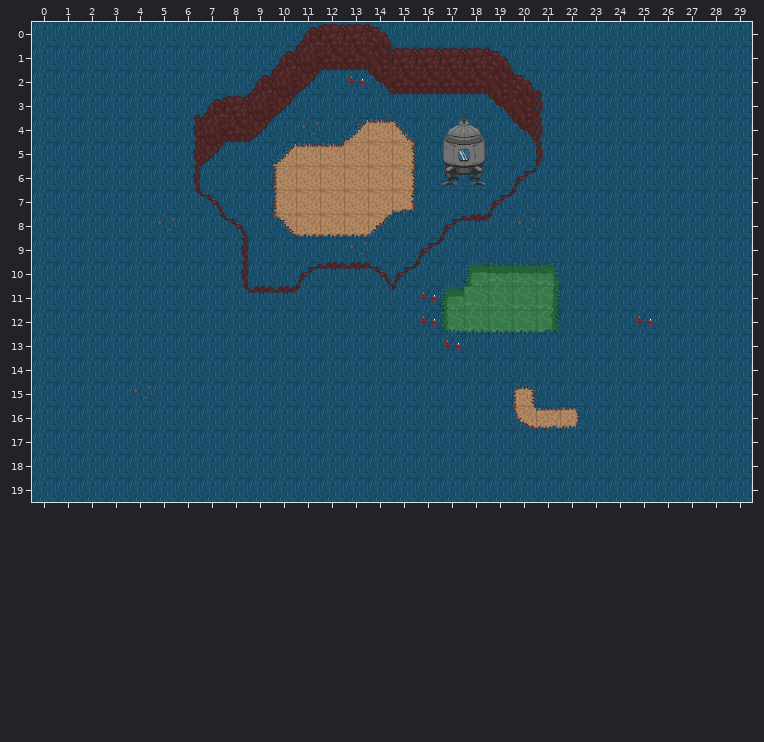
One commit to this Tiled map: CrescentTerminal/Assets/Maps/test.tmx. Above, as it was before the edit.
Cells are 32x32 px. Shown: x 0..29, y 0..19.
And afterwards:
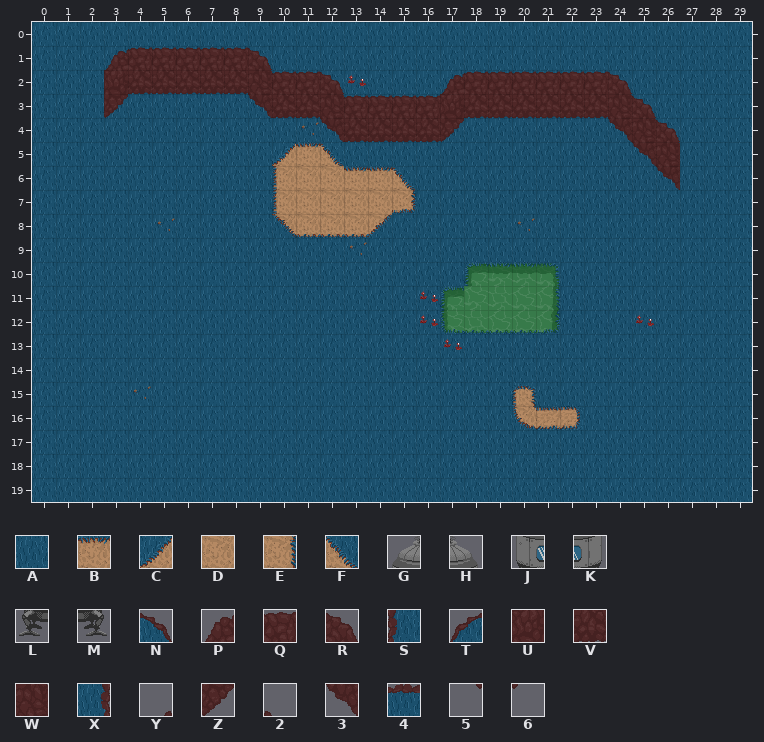
Key: from "Base": A 0, B 42, C 46, D 52, E 53, F 56, G 150, H 151, J 160, K 161, L 170, M 171, N 198, P 201, Q 202, R 203, S 204, T 208, U 211, V 212, W 213, X 214, Y 220, Z 221, 2 222, 3 223, 4 224, 5 230, 6 232.
_ is an empty cell.
Changes in this commit:
Layer "Background":
y 4: x 13..15 CBF -> AAA
y 5: x 12..15 BDDE -> FAAA
y 6: x 13..15 DDE -> BBF
Layer "Obstacles":
y 0: x 11..14 PQQR -> ____
y 1: x 3..19 _______PUVVWQQQQR -> PQQQQQR__________
y 2: x 3..12 ______PUZ_ -> UVVVVVWQQR; x 14..24 3VVVVWR2___ -> ___PQQQQQQR
y 3: x 3 _ -> Z; x 6..25 YPQUZ________3WS____ -> ___3VVWQQQQUVVVVVVWR
y 4: x 6..9 XUVZ -> ____; x 12..18 _____GH -> 3VVVVZ_; x 20..21 3S -> __; x 24..26 ___ -> 3WR
y 5: x 6..7 XZ -> __; x 17..18 JK -> __; x 21 S -> _; x 25..26 __ -> 3W
y 6: x 6 X -> _; x 17..18 LM -> __; x 20 T -> _; x 26 _ -> 3
y 7: x 6..7 5N -> __; x 19..20 T6 -> __
y 8: x 7..8 5N -> __; x 17..19 T46 -> ___
y 9: x 8 X -> _; x 16..17 T6 -> __
y 10: x 8 X -> _; x 11..16 T44NT6 -> ______
y 11: x 8..11 5446 -> ____; x 15 6 -> _
